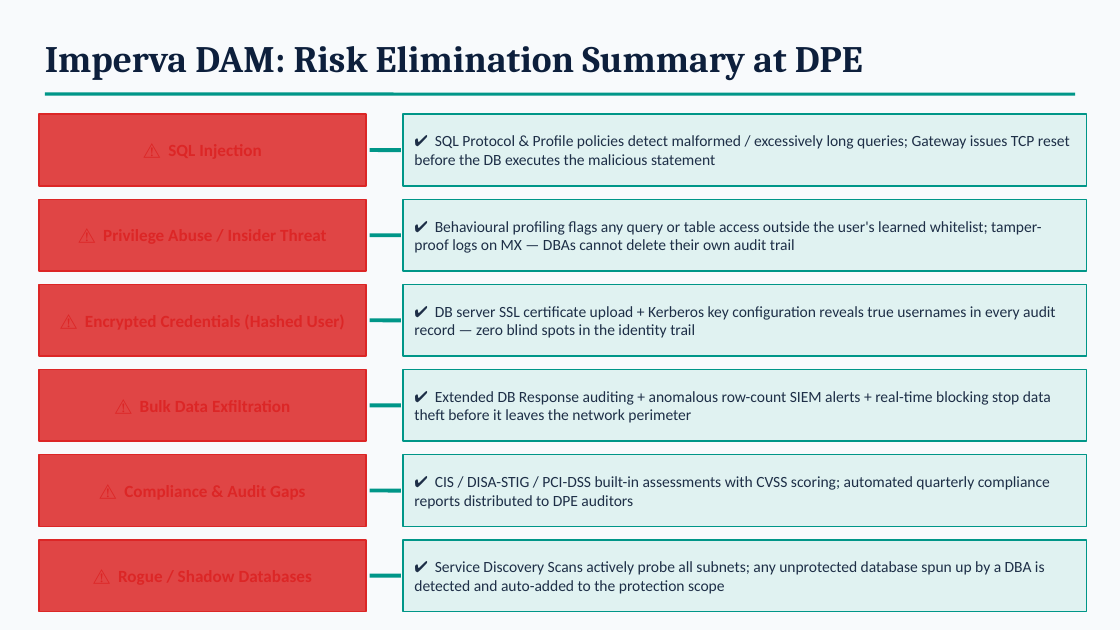
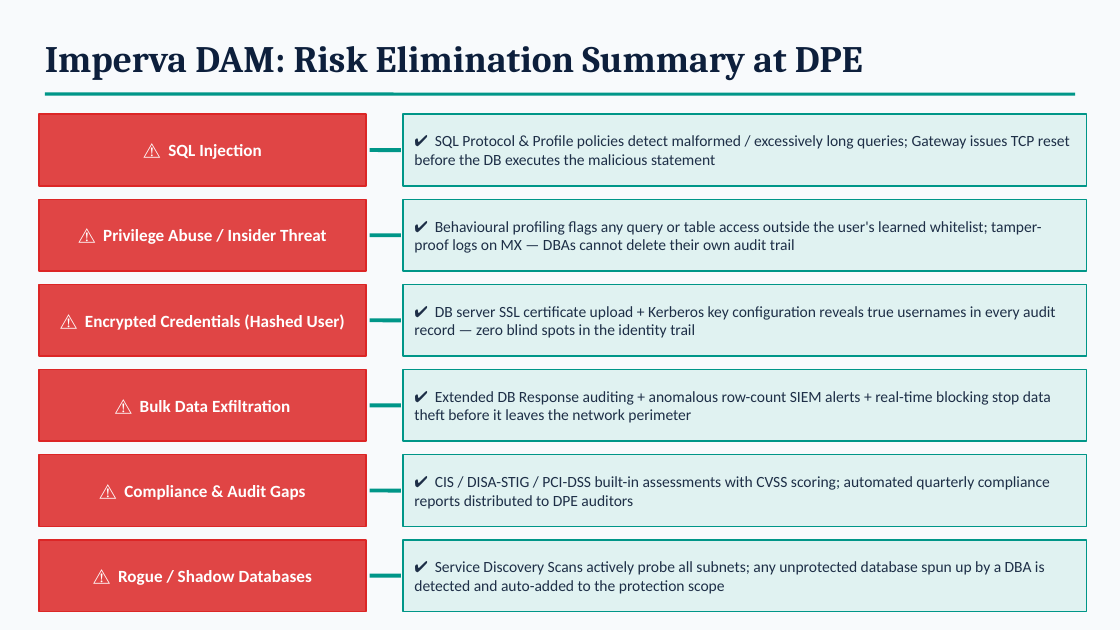
Before and after one commit to ImranNoorEmon/Imperva_DAM_Deployment_Procedure, a slide deck: slide 31 of presentations/Imperva_DAM.pptx. Drawn at 1120x630 pixels with LibreOffice and Linux fonts; fonts in the diff are those of the drawing. Boxes give left, top, right and bottom in pixels: in the first picture for what was removed or moved away, otherwise in the second. Text is boxed around its words. In the diff, an @@ line names an element or a change of style, - is before the commit and + after.

```diff
--- a/presentations/Imperva_DAM.pptx
+++ b/presentations/Imperva_DAM.pptx
@@ text added at [168, 144, 261, 159], 11 pt, text #FFFFFF, bold @@
+⚠ SQL Injection
@@ text added at [103, 229, 326, 244], 11 pt, text #FFFFFF, bold @@
+⚠ Privilege Abuse / Insider Threat
@@ text added at [85, 314, 345, 330], 11 pt, text #FFFFFF, bold @@
+⚠ Encrypted Credentials (Hashed User)
@@ text added at [140, 400, 290, 412], 11 pt, text #FFFFFF, bold @@
+⚠ Bulk Data Exfiltration
@@ text added at [124, 485, 305, 500], 11 pt, text #FFFFFF, bold @@
+⚠ Compliance & Audit Gaps
@@ text added at [118, 570, 312, 585], 11 pt, text #FFFFFF, bold @@
+⚠ Rogue / Shadow Databases
```
